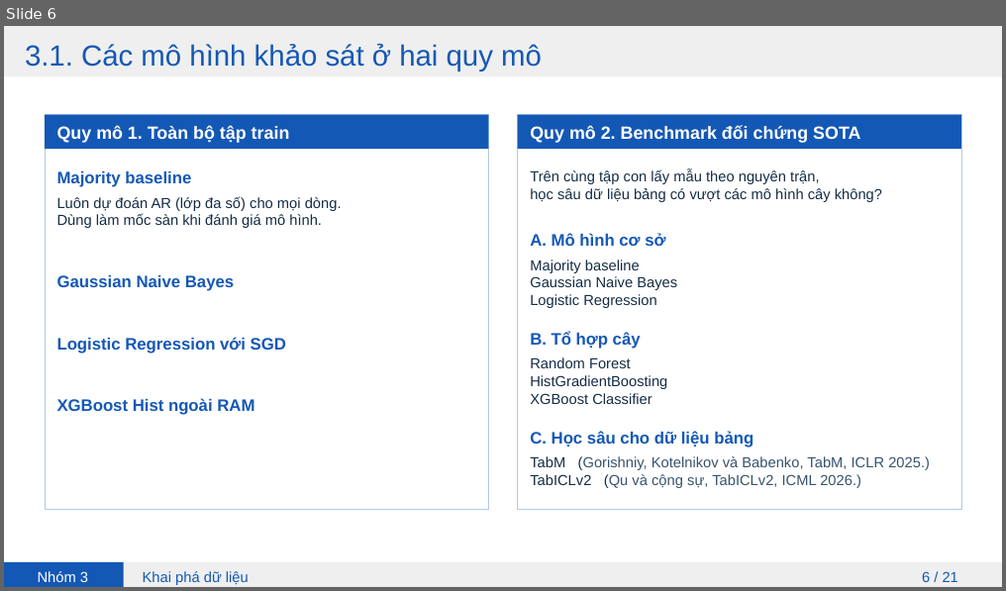
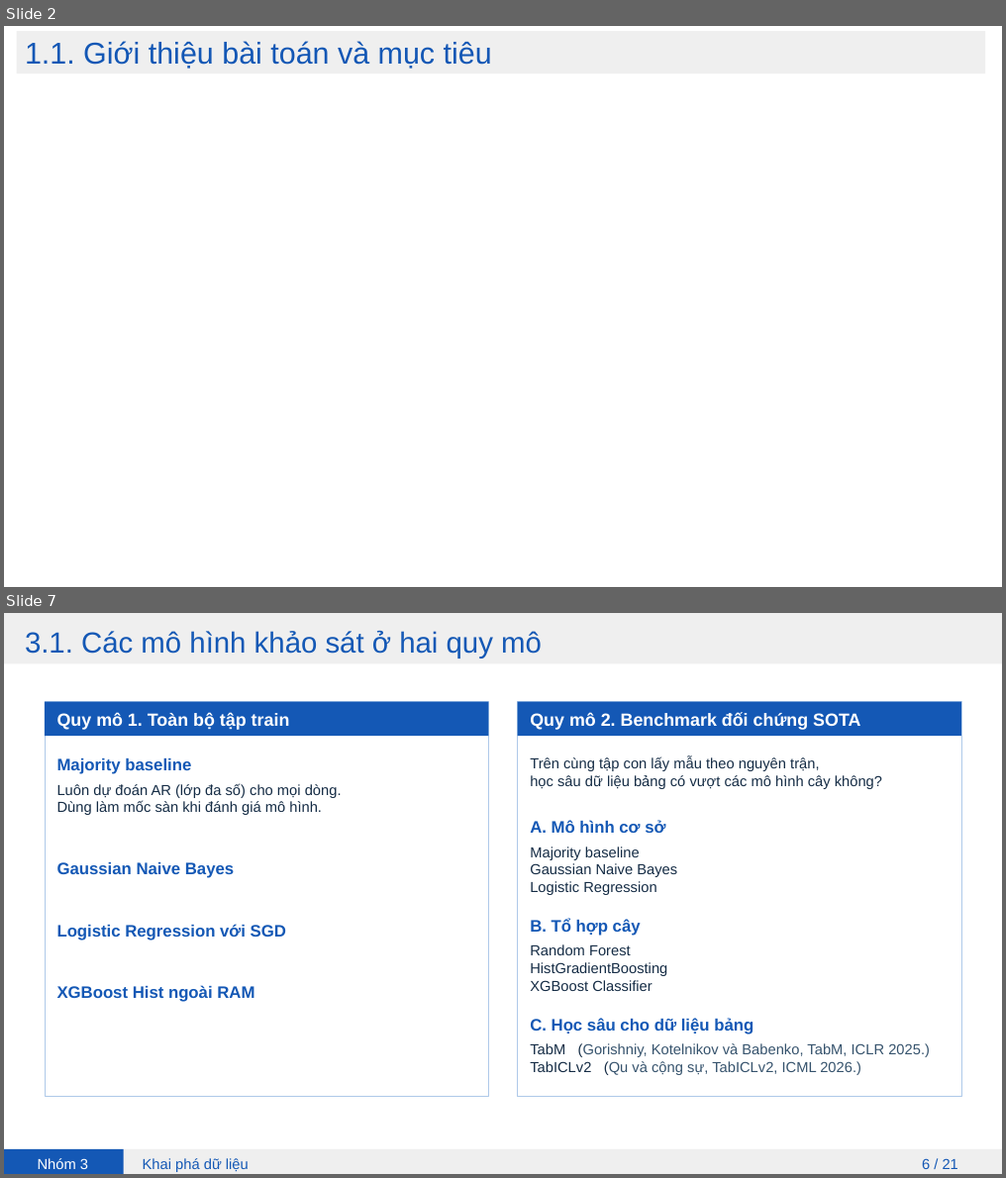
Before and after one commit to kttt294/PUBG-Weapon-Groups, a slide deck: docs/Thuyet_trinh_PUBG.pptx. Shown one above the other, each under a label of ours: slide 6 before the commit, slides 2 and 7 after it; the slides between them are not shown. The pictures are 1006x591 and 1006x1178 pixels, drawn with LibreOffice and Linux fonts; fonts in the diff are those of the drawing; background and template pictures are left out. Boxes give left, top, right and bottom in pixels: in the first picture for what was removed or moved away, otherwise in the second. Text is boxed around its words. In the diff, an @@ line names an element or a change of style, - is before the commit and + after.

```diff
--- a/docs/Thuyet_trinh_PUBG.pptx
+++ b/docs/Thuyet_trinh_PUBG.pptx
@@ slide 2 added at bbox=[4, 26, 1002, 587], background picture (left out) @@
@@ rectangle added at bbox=[17, 31, 985, 74], fill #EFEFEF @@
@@ text added at bbox=[25, 41, 492, 69], 29 pt, text #1357B5 @@
+1.1. Giới thiệu bài toán và mục tiêu
@@ what was slide 6 is now slide 7 @@
```
Also in this commit, not shown: 1 slide changed, 4 other slides added, 5 slides removed, 1 other file.
